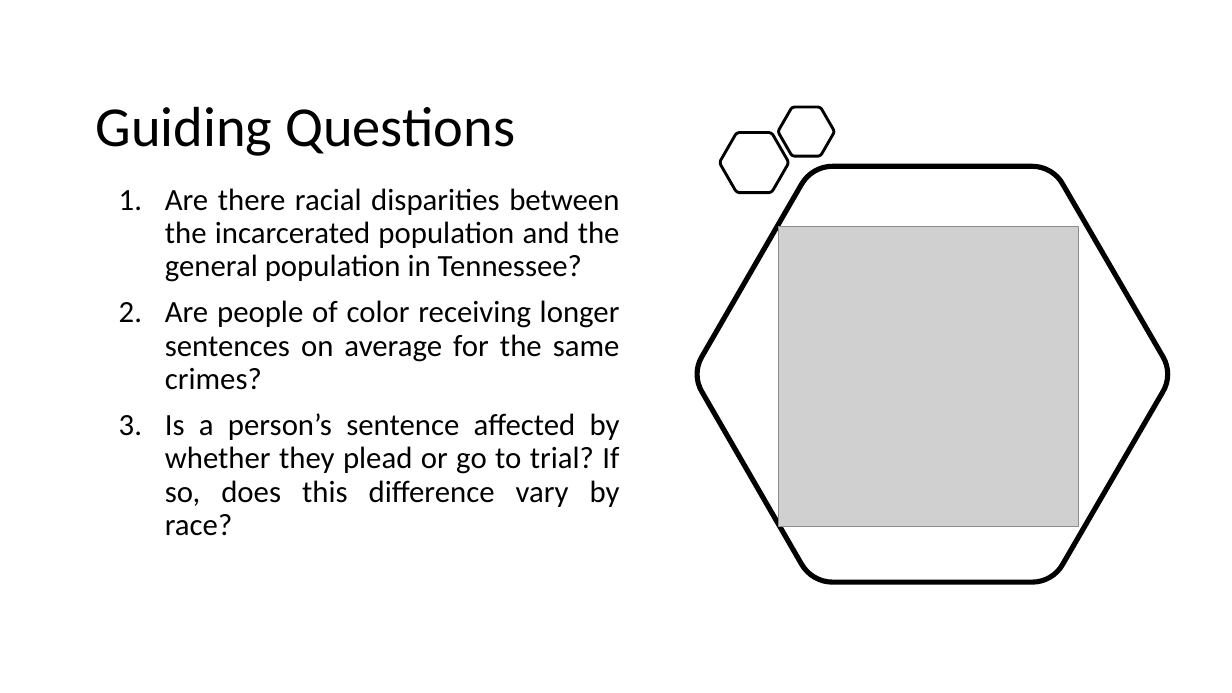
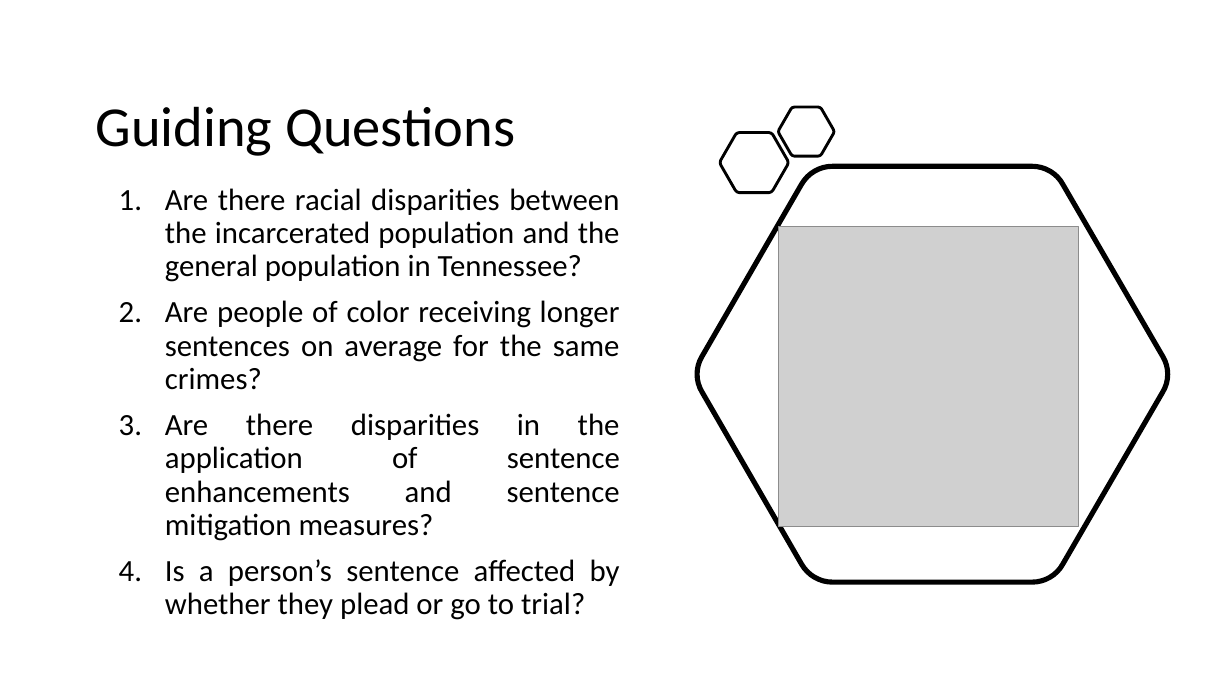
Before and after one commit to jenwhitson/sentencing_project, a slide deck: slide 2 of Presentation.pptx. Drawn at 1232x693 pixels with LibreOffice and Linux fonts; fonts in the diff are those of the drawing; grey boxes stand for pictures. Boxes give left, top, right and bottom in pixels: in the first picture for what was removed or moved away, otherwise in the second. Text is boxed around its words. In the diff, an @@ line names an element or a change of style, - is before the commit and + after.

Commit message:
updated key questions

```diff
--- a/Presentation.pptx
+++ b/Presentation.pptx
@@ text at box(165, 413, 620, 620): text changed @@
-3. Is a person’s sentence affected by whether they plead or go to trial? If so, does this difference vary by race?
+3. Are there disparities in the application of sentence enhancements and sentence mitigation measures?
+4. Is a person’s sentence affected by whether they plead or go to trial?
```
Also in this commit, not shown: 2 other files.
